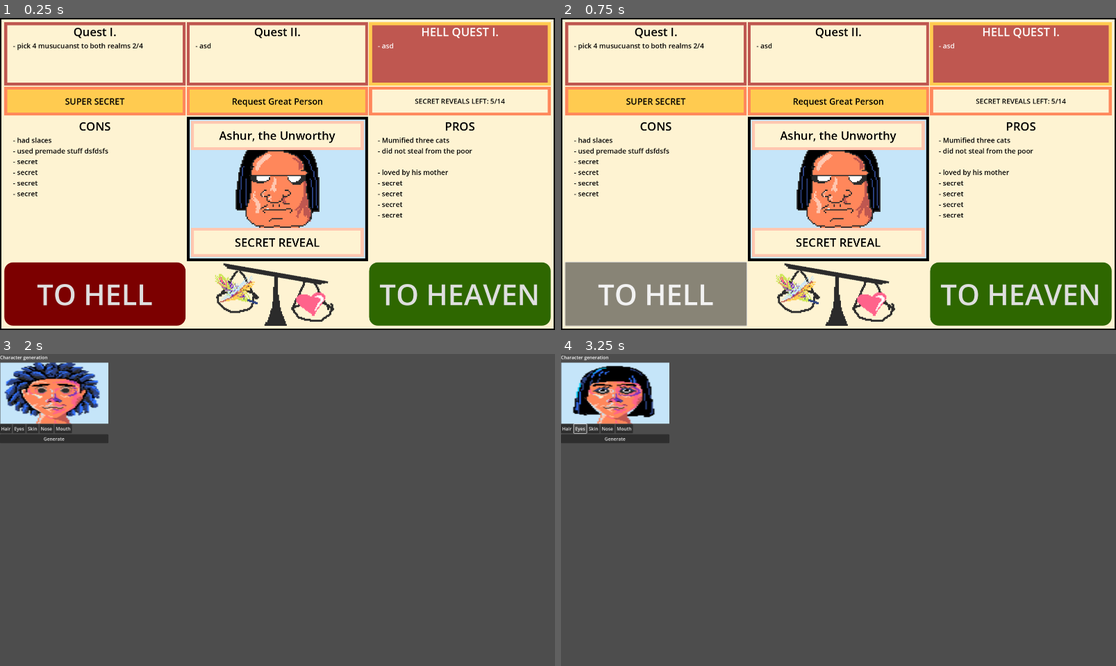
Above: before the commit, frames 1-4 (two rows, left to right).
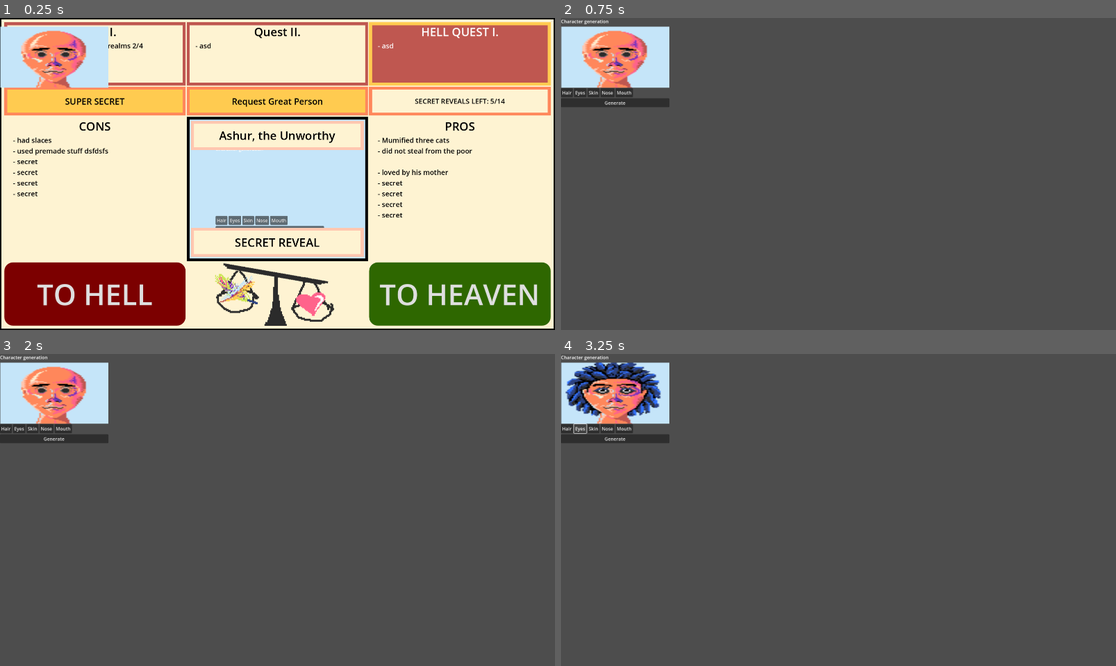
Above: after the commit, the same moments.

Repository: ekaktusz/anoobis
Game: Godot game, scene res://tinder_scene.tscn
Two runs of this game, one before a commit and one after it. Both use one fixed random seed, a clock stepped at 60 frames per second and the inputs below.
Inputs (mouse positions are in pixels of both pictures, inside the frame that each line leads up to):
- Up to frame 1 (0.25 s): no input
- Up to frame 2 (0.75 s): click "TO HELL" at 0.5 s
- Up to frame 3 (2 s): click (460, 628) at 1.25 s, where only the run before the commit has a clickable "TO HEAVEN"
- Up to frame 4 (3.25 s): click "Hair" at 2 s; click "Eyes" at 2.75 s

The runs differ from the first frame. In frame 1, 7.4% of the frame differs, in the area x 0-59%, y 2-68%; in frame 2, 100%, in the area x 0-100%, y 0-100%; in frame 3, 1.5%; in frame 4, 1.5%.

Commit message:
Character scene separated from character generator scene. Hell button now opens the character generator, heaven button instantiates a character scene. Bold is added as a hairstyle.

Diff:
--- /dev/null
+++ b/character.tscn
@@ -0,0 +1,73 @@
+[gd_scene load_steps=6 format=3 uid="uid://bjq5xbjijdywn"]
+
+[ext_resource type="Texture2D" uid="uid://dx54x4gpxgp24" path="res://images/face_parts/hair_A_back.png" id="1_r81iw"]
+[ext_resource type="Texture2D" uid="uid://d3xno22v8rhl6" path="res://images/face_parts/skin_A1.png" id="2_q1q6y"]
+[ext_resource type="Texture2D" uid="uid://d14g7qnqysiwb" path="res://images/face_parts/eyes_A.png" id="3_0livs"]
+[ext_resource type="Texture2D" uid="uid://bhuyqwtotgvmk" path="res://images/face_parts/mouth_A.png" id="4_86cqo"]
+[ext_resource type="Texture2D" uid="uid://ci3wp4gkap78o" path="res://images/face_parts/nose_A.png" id="5_eerww"]
+
+[node name="PortraitContainer" type="VBoxContainer"]
+custom_minimum_size = Vector2(375, 212)
+
+[node name="BackgroundLayer" type="CanvasLayer" parent="."]
+
+[node name="ColorRect" type="ColorRect" parent="BackgroundLayer"]
+offset_left = 1.0
+offset_top = 30.0
+offset_right = 375.0
+offset_bottom = 242.0
+color = Color(0.772549, 0.898039, 0.976471, 1)
+
+[node name="BackHairLayer" type="CanvasLayer" parent="."]
+
+[node name="BackHairTexture" type="TextureRect" parent="BackHairLayer"]
+offset_left = 1.0
+offset_top = 30.0
+offset_right = 375.0
+offset_bottom = 242.0
+texture = ExtResource("1_r81iw")
+
+[node name="SkinLayer" type="CanvasLayer" parent="."]
+
+[node name="SkinTexture" type="TextureRect" parent="SkinLayer"]
+offset_left = 1.0
+offset_top = 30.0
+offset_right = 375.0
+offset_bottom = 242.0
+texture = ExtResource("2_q1q6y")
+
+[node name="FrontHairLayer" type="CanvasLayer" parent="."]
+
+[node name="FrontHairTexture" type="TextureRect" parent="FrontHairLayer"]
+offset_left = 1.0
+offset_top = 30.0
+offset_right = 375.0
+offset_bottom = 242.0
+texture = ExtResource("1_r81iw")
+
+[node name="EyesLayer" type="CanvasLayer" parent="."]
+
+[node name="EyesTexture" type="TextureRect" parent="EyesLayer"]
+offset_left = 1.0
+offset_top = 30.0
+offset_right = 375.0
+offset_bottom = 242.0
+texture = ExtResource("3_0livs")
+
+[node name="MouthLayer" type="CanvasLayer" parent="."]
+
+[node name="MouthTexture" type="TextureRect" parent="MouthLayer"]
+offset_left = 1.0
+offset_top = 30.0
+offset_right = 375.0
+offset_bottom = 242.0
+texture = ExtResource("4_86cqo")
+
+[node name="NoseLayer" type="CanvasLayer" parent="."]
+
+[node name="NoseTexture" type="TextureRect" parent="NoseLayer"]
+offset_left = 1.0
+offset_top = 30.0
+offset_right = 375.0
+offset_bottom = 242.0
+texture = ExtResource("5_eerww")
--- a/character_generator.gd
+++ b/character_generator.gd
@@ -3,6 +3,7 @@
 extends Control
 
 var hair_fronts : Array = [
+	null,
 	preload ("res://images/face_parts/hair_A_front.png"),
 	preload ("res://images/face_parts/hair_B_front.png"),
 	preload ("res://images/face_parts/hair_C_front.png"),
@@ -11,6 +12,7 @@
 
 #TODO: the size should match worked around by padding with null
 var hair_backs : Array = [
+	null,
 	preload ("res://images/face_parts/hair_A_back.png"),
 	preload ("res://images/face_parts/hair_B_back.png"),
 	null,
--- a/character_generator.tscn
+++ b/character_generator.tscn
@@ -1,11 +1,7 @@
-[gd_scene load_steps=7 format=3 uid="uid://punfu476axs3"]
+[gd_scene load_steps=3 format=3 uid="uid://punfu476axs3"]
 
 [ext_resource type="Script" path="res://character_generator.gd" id="1_ggyww"]
-[ext_resource type="Texture2D" uid="uid://d3xno22v8rhl6" path="res://images/face_parts/skin_A1.png" id="2_w27cp"]
-[ext_resource type="Texture2D" uid="uid://dx54x4gpxgp24" path="res://images/face_parts/hair_A_back.png" id="3_5eabk"]
-[ext_resource type="Texture2D" uid="uid://d14g7qnqysiwb" path="res://images/face_parts/eyes_A.png" id="4_mg3ep"]
-[ext_resource type="Texture2D" uid="uid://bhuyqwtotgvmk" path="res://images/face_parts/mouth_A.png" id="5_wbyvb"]
-[ext_resource type="Texture2D" uid="uid://ci3wp4gkap78o" path="res://images/face_parts/nose_A.png" id="6_wn64c"]
+[ext_resource type="PackedScene" uid="uid://bjq5xbjijdywn" path="res://character.tscn" id="2_6m771"]
 
 [node name="Node2D" type="Control"]
 layout_mode = 3
@@ -21,72 +17,8 @@
 layout_mode = 2
 text = "Character generation"
 
-[node name="PortraitContainer" type="VBoxContainer" parent="VBoxContainer"]
-custom_minimum_size = Vector2(375, 212)
+[node name="PortraitContainer" parent="VBoxContainer" instance=ExtResource("2_6m771")]
 layout_mode = 2
-
-[node name="BackgroundLayer" type="CanvasLayer" parent="VBoxContainer/PortraitContainer"]
-
-[node name="ColorRect" type="ColorRect" parent="VBoxContainer/PortraitContainer/BackgroundLayer"]
-offset_left = 1.0
-offset_top = 30.0
-offset_right = 375.0
-offset_bottom = 242.0
-color = Color(0.772549, 0.898039, 0.976471, 1)
-
-[node name="BackHairLayer" type="CanvasLayer" parent="VBoxContainer/PortraitContainer"]
-
-[node name="BackHairTexture" type="TextureRect" parent="VBoxContainer/PortraitContainer/BackHairLayer"]
-offset_left = 1.0
-offset_top = 30.0
-offset_right = 375.0
-offset_bottom = 242.0
-texture = ExtResource("3_5eabk")
-
-[node name="SkinLayer" type="CanvasLayer" parent="VBoxContainer/PortraitContainer"]
-
-[node name="SkinTexture" type="TextureRect" parent="VBoxContainer/PortraitContainer/SkinLayer"]
-offset_left = 1.0
-offset_top = 30.0
-offset_right = 375.0
-offset_bottom = 242.0
-texture = ExtResource("2_w27cp")
-
-[node name="FrontHairLayer" type="CanvasLayer" parent="VBoxContainer/PortraitContainer"]
-
-[node name="FrontHairTexture" type="TextureRect" parent="VBoxContainer/PortraitContainer/FrontHairLayer"]
-offset_left = 1.0
-offset_top = 30.0
-offset_right = 375.0
-offset_bottom = 242.0
-texture = ExtResource("3_5eabk")
-
-[node name="EyesLayer" type="CanvasLayer" parent="VBoxContainer/PortraitContainer"]
-
-[node name="EyesTexture" type="TextureRect" parent="VBoxContainer/PortraitContainer/EyesLayer"]
-offset_left = 1.0
-offset_top = 30.0
-offset_right = 375.0
-offset_bottom = 242.0
-texture = ExtResource("4_mg3ep")
-
-[node name="MouthLayer" type="CanvasLayer" parent="VBoxContainer/PortraitContainer"]
-
-[node name="MouthTexture" type="TextureRect" parent="VBoxContainer/PortraitContainer/MouthLayer"]
-offset_left = 1.0
-offset_top = 30.0
-offset_right = 375.0
-offset_bottom = 242.0
-texture = ExtResource("5_wbyvb")
-
-[node name="NoseLayer" type="CanvasLayer" parent="VBoxContainer/PortraitContainer"]
-
-[node name="NoseTexture" type="TextureRect" parent="VBoxContainer/PortraitContainer/NoseLayer"]
-offset_left = 1.0
-offset_top = 30.0
-offset_right = 375.0
-offset_bottom = 242.0
-texture = ExtResource("6_wn64c")
 
 [node name="GeneratePartsHBox" type="HBoxContainer" parent="VBoxContainer"]
 layout_mode = 2
--- a/tinder_scene.gd
+++ b/tinder_scene.gd
@@ -17,4 +17,11 @@
 
 
 func _on_heaven_button_pressed() -> void:
+	var character_scene : PackedScene = preload("res://character.tscn")
+	var character_node : Node = character_scene.instantiate()
+
+	$MarginContainer/HBoxContainer/MidVboxContainer/CharacterViewScene/MarginContainer.add_child(character_node)
+
+
+func _on_hell_button_pressed() -> void:
 	get_tree().change_scene_to_file("res://character_generator.tscn")
--- a/tinder_scene.tscn
+++ b/tinder_scene.tscn
@@ -1,8 +1,8 @@
 [gd_scene load_steps=14 format=3 uid="uid://bxagx5lrf143d"]
 
 [ext_resource type="Script" path="res://tinder_scene.gd" id="1_w104e"]
-[ext_resource type="Texture2D" uid="uid://vy0fo1us4mkc" path="res://icon.png" id="2_ms72m"]
 [ext_resource type="Texture2D" uid="uid://dv0if8nq54b84" path="res://images/scale.png" id="3_dq081"]
+[ext_resource type="PackedScene" uid="uid://punfu476axs3" path="res://character_generator.tscn" id="3_gd5gq"]
 
 [sub_resource type="StyleBoxFlat" id="StyleBoxFlat_4sio5"]
 bg_color = Color(0.996078, 0.952941, 0.823529, 1)
@@ -301,10 +301,8 @@
 theme_override_constants/margin_right = 100
 theme_override_constants/margin_bottom = 100
 
-[node name="TextureRect" type="TextureRect" parent="MarginContainer/HBoxContainer/MidVboxContainer/CharacterViewScene/MarginContainer"]
-layout_mode = 2
-texture = ExtResource("2_ms72m")
-stretch_mode = 5
+[node name="Node2D" parent="MarginContainer/HBoxContainer/MidVboxContainer/CharacterViewScene/MarginContainer" instance=ExtResource("3_gd5gq")]
+layout_mode = 2
 
 [node name="VBoxContainer" type="VBoxContainer" parent="MarginContainer/HBoxContainer/MidVboxContainer/CharacterViewScene"]
 layout_mode = 2
@@ -478,4 +476,5 @@
 theme_override_styles/normal = SubResource("StyleBoxFlat_wtq0w")
 text = "TO HEAVEN"
 
+[connection signal="pressed" from="MarginContainer/HBoxContainer/LeftVboxContainer/HellButton" to="." method="_on_hell_button_pressed"]
 [connection signal="pressed" from="MarginContainer/HBoxContainer/RightVboxContainer/HeavenButton" to="." method="_on_heaven_button_pressed"]
